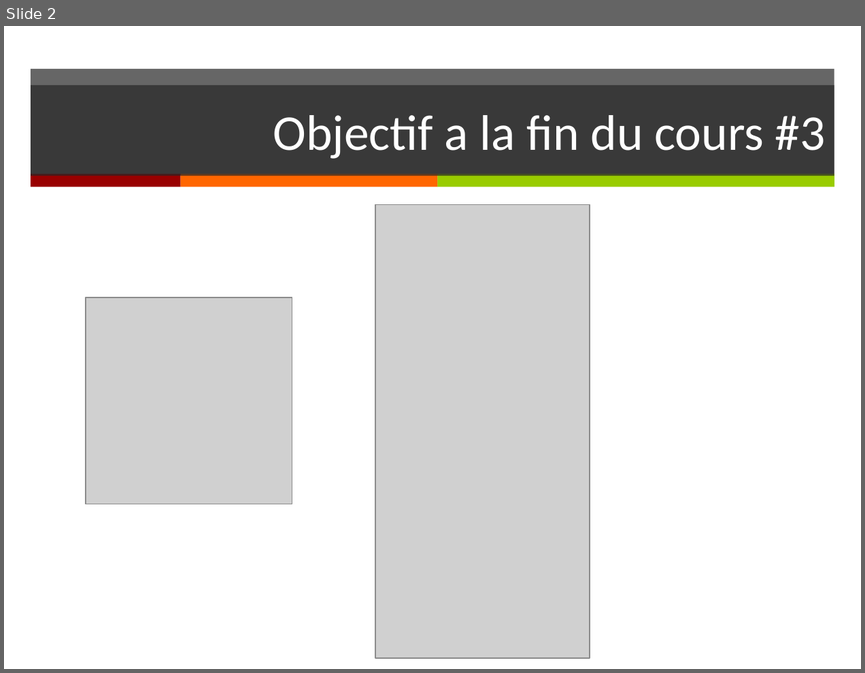
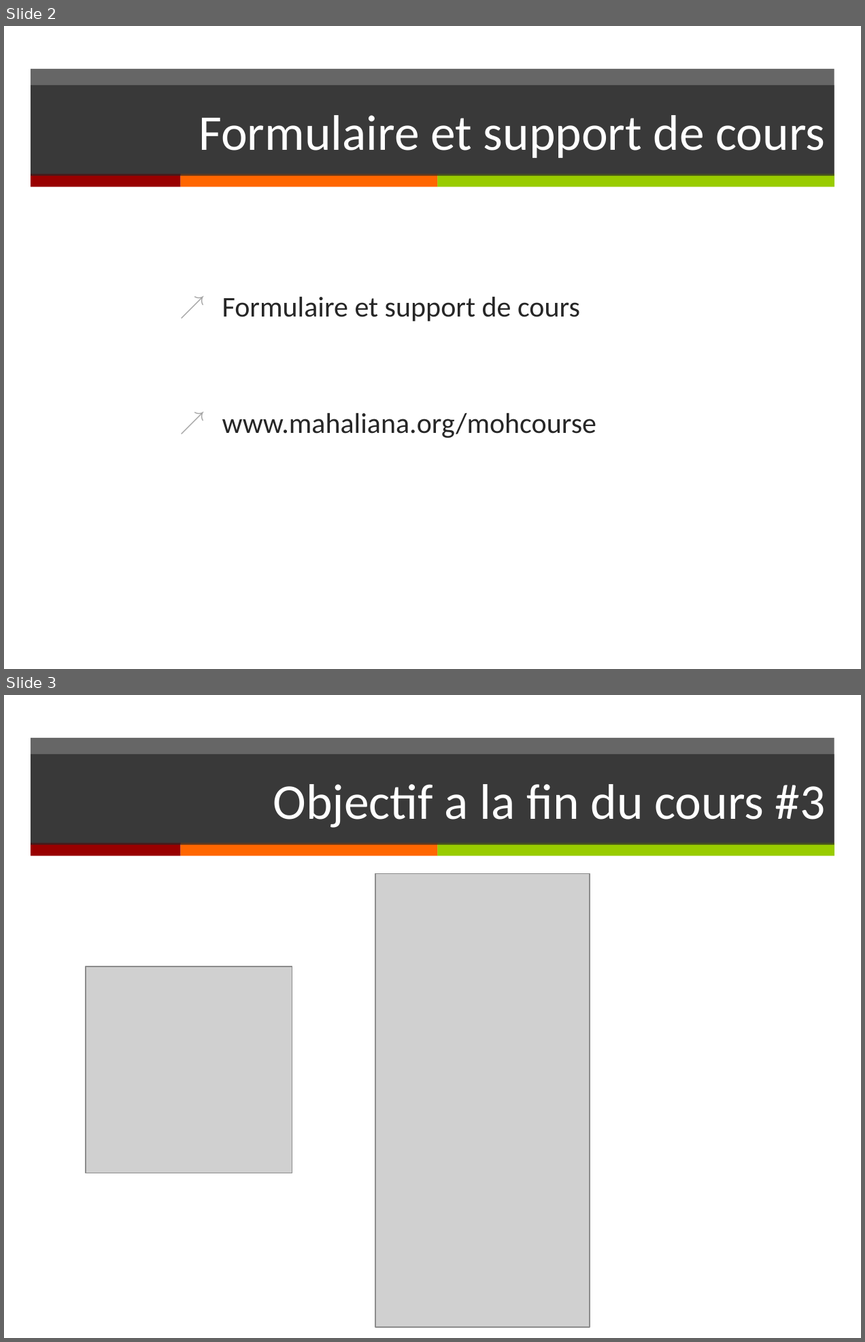
Before and after one commit to fidyras/MoH_course_2021, a slide deck: presentations/Day1_Rbasics.pptx. Shown one above the other, each under a label of ours: slide 2 before the commit, slides 2 and 3 after it. The pictures are 865x673 and 865x1342 pixels, drawn with LibreOffice and Linux fonts; fonts in the diff are those of the drawing; grey boxes stand for pictures. Boxes give left, top, right and bottom in pixels: in the first picture for what was removed or moved away, otherwise in the second. Text is boxed around its words. In the diff, an @@ line names an element or a change of style, - is before the commit and + after.

```diff
--- a/presentations/Day1_Rbasics.pptx
+++ b/presentations/Day1_Rbasics.pptx
@@ slide 2 added at (4,26,861,669), background #FFFFFF; not listed: 4 template elements that a slide beside it also shows @@
@@ title added at (31,85,834,176), fill #262626 at 70% opacity, 42 pt, text #FFFFFF @@
+Formulaire et support de cours
@@ text added at (222,297,596,438), 24 pt, text #262626 @@
+↗ Formulaire et support de cours
+↗ www.mahaliana.org/mohcourse
@@ what was slide 2 is now slide 3 @@
```
Also in this commit, not shown: 1 slide changed.
